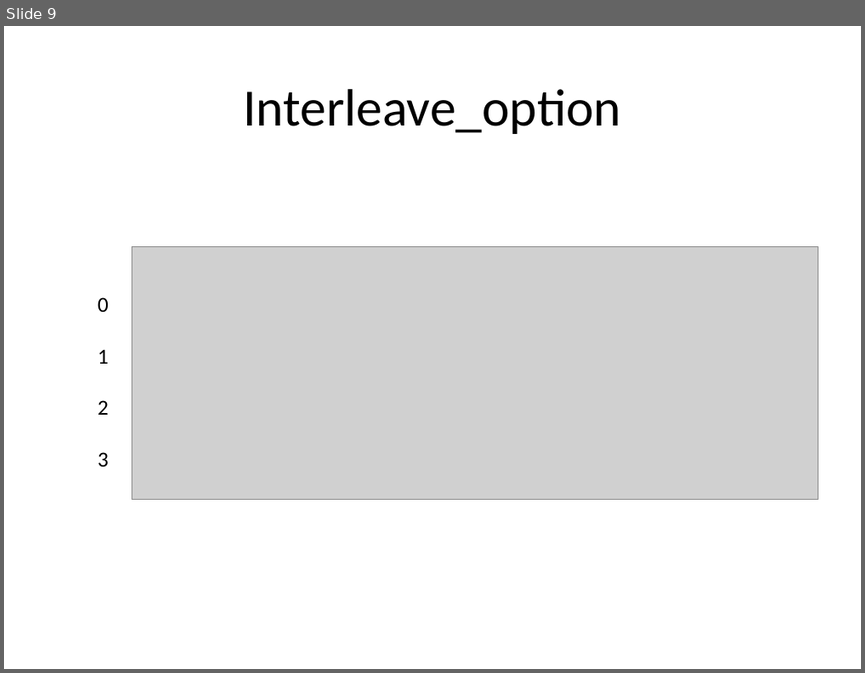
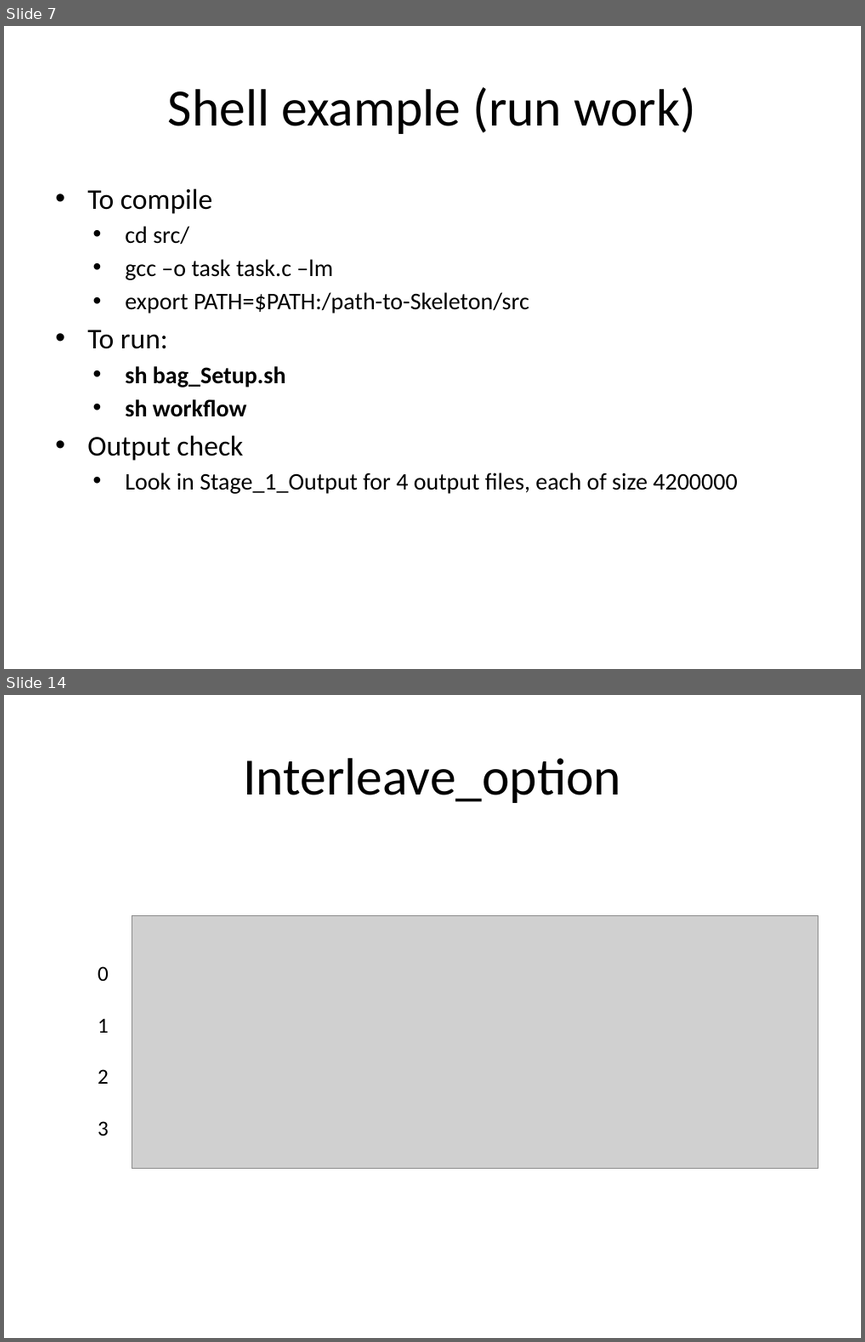
Before and after one commit to applicationskeleton/Skeleton, a slide deck: tutorial/skeleton-tutorial.pptx. Shown one above the other, each under a label of ours: slide 9 before the commit, slides 7 and 14 after it; the slides between them are not shown. The pictures are 865x673 and 865x1342 pixels, drawn with LibreOffice and Linux fonts; fonts in the diff are those of the drawing; grey boxes stand for pictures. Boxes give left, top, right and bottom in pixels: in the first picture for what was removed or moved away, otherwise in the second. Text is boxed around its words. In the diff, an @@ line names an element or a change of style, - is before the commit and + after.

```diff
--- a/tutorial/skeleton-tutorial.pptx
+++ b/tutorial/skeleton-tutorial.pptx
@@ slide 7 added at [4, 26, 861, 669], background #FFFFFF @@
@@ title added at [168, 87, 696, 134], 44 pt, text #000000 @@
+Shell example (run work)
@@ text added at [87, 188, 737, 494], 20 pt, text #000000 @@
+  • To compile
+    • cd src/
+    • gcc –o task task.c –lm
+    • export PATH=$PATH:/path-to-Skeleton/src
+  • To run:
+    • sh bag_Setup.sh
+    • sh workflow
+  • Output check
+    • Look in Stage_1_Output for 4 output files, each of size 4200000
@@ what was slide 9 is now slide 14 @@
```
Also in this commit, not shown: 11 slides changed, 4 other slides added, 1 other file.
